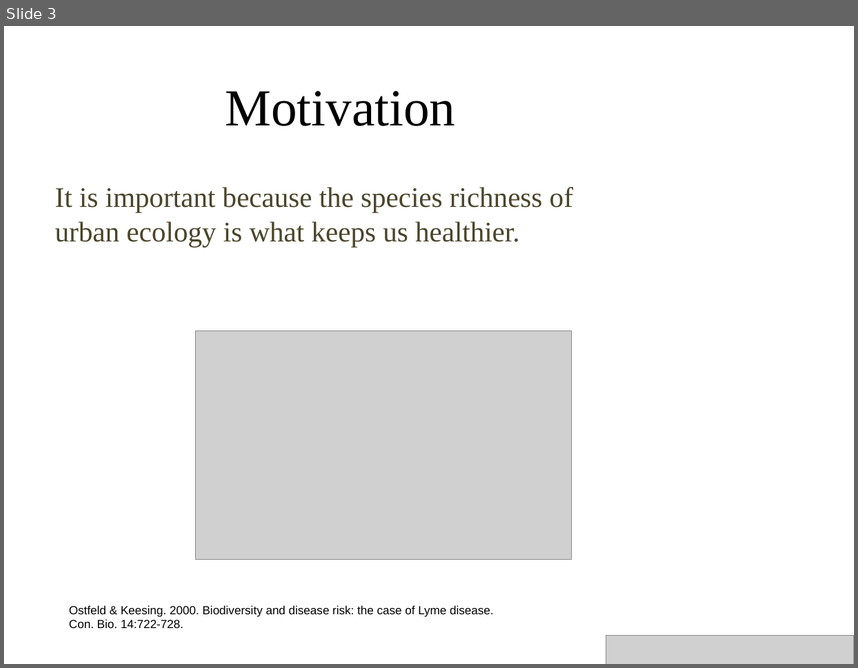
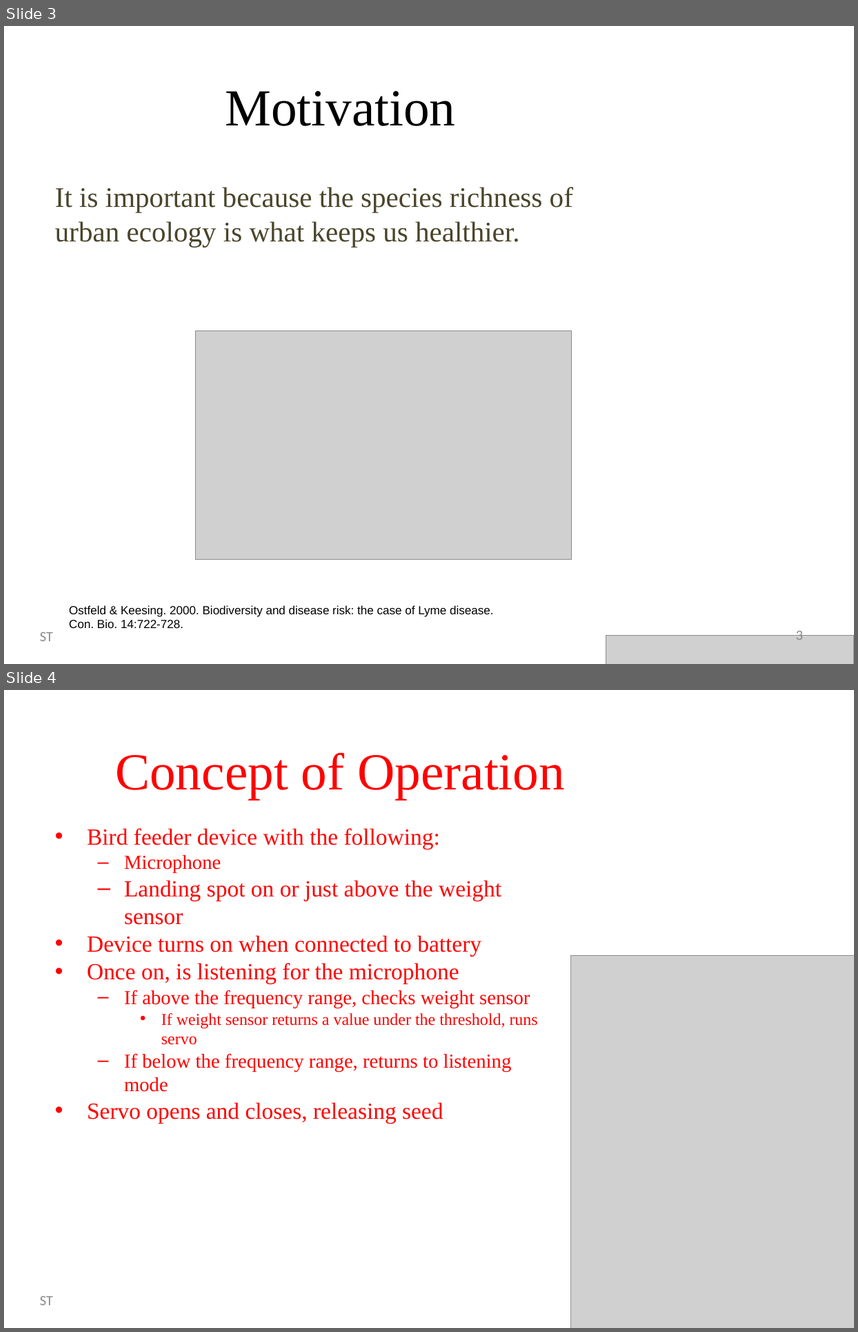
Before and after one commit to Stevie-Nicks-and-the-Xaybanha-Zhous/SelectiveBirdFeeder, a slide deck: Smart_Bird_Feeder_Presentation.pptx. Shown one above the other, each under a label of ours: slide 3 before the commit, slides 3 and 4 after it. The pictures are 858x668 and 858x1332 pixels, drawn with LibreOffice and Linux fonts; fonts in the diff are those of the drawing; grey boxes stand for pictures; background and template pictures are left out. Boxes give left, top, right and bottom in pixels: in the first picture for what was removed or moved away, otherwise in the second. Text is boxed around its words. In the diff, an @@ line names an element or a change of style, - is before the commit and + after.

```diff
--- a/Smart_Bird_Feeder_Presentation.pptx
+++ b/Smart_Bird_Feeder_Presentation.pptx
@@ slide 4 added at (4, 690, 854, 1328), background picture (left out) @@
@@ title added at (115, 753, 565, 799), 44 pt, text #FF0000 @@
+Concept of Operation
@@ text added at (87, 828, 538, 1123), 19.6 pt, text #FF0000 @@
+• Bird feeder device with the following:
+  – Microphone
+  – Landing spot on or just above the weight sensor
+• Device turns on when connected to battery
+• Once on, is listening for the microphone
+  – If above the frequency range, checks weight sensor
+    • If weight sensor returns a value under the threshold, runs servo
+  – If below the frequency range, returns to listening mode
+• Servo opens and closes, releasing seed
@@ picture added at (571, 955, 854, 1328) @@
@@ text added at (40, 1296, 53, 1305), 12 pt, text #8C8C8C @@
+ST
@@ slide 3 changed as well @@
@@ text added at (40, 632, 53, 641), 12 pt, text #8C8C8C @@
+ST
@@ page number added at (796, 628, 803, 639), 12 pt, text #8C8C8C @@
+3
```
Also in this commit, not shown: 11 other slides changed, 6 other slides added, 4 slides removed.
